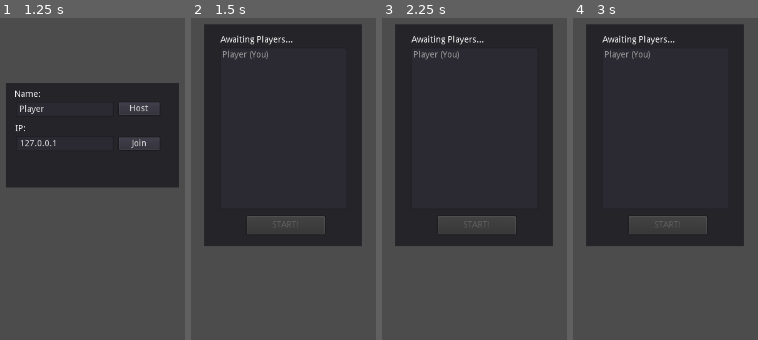
Above: before the commit, frames 1-4 (left to right).
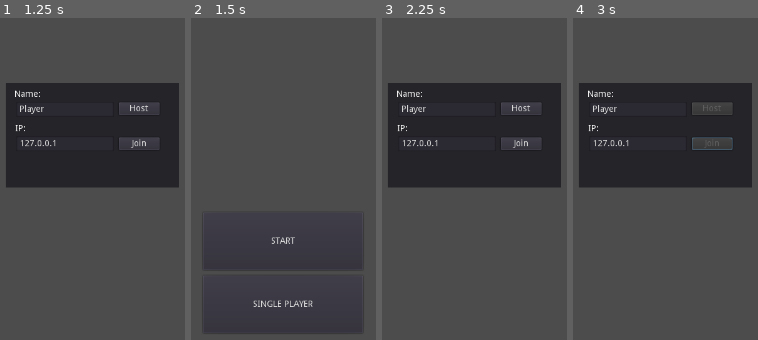
Above: after the commit, the same moments.

Repository: davesilva/ludum-dare-56
Game: Godot game, scene res://game/MAIN.tscn
Same seed, same stepped clock (60 frames per second), same inputs: the game is played once before the commit and once after it.
Inputs (mouse positions are in pixels of both pictures, inside the frame that each line leads up to):
- Up to frame 1 (1.25 s): click "START" at 0.5 s
- Up to frame 2 (1.5 s): click "Host" at 1.25 s
- Up to frame 3 (2.25 s): click (474, 240) at 2 s, where only the run after the commit has a clickable "START"
- Up to frame 4 (3 s): click (711, 143) at 2.75 s, where only the run after the commit has a clickable "Join"

Frame 1 is identical in both runs. In frame 2, 57% of the frame differs, in the area x 7-93%, y 1-90%; in frame 3, 32%; in frame 4, 32%.

Commit message:
Do something if the port is already in use

Diff:
--- a/game/GAME.gd
+++ b/game/GAME.gd
@@ -249,7 +249,13 @@
 	player_name = new_player_name
 	peer = WebSocketServer.new()
 	peer.listen(DEFAULT_PORT, PoolStringArray(), true)
-	get_tree().set_network_peer(peer);
+
+	if not peer.is_listening():
+		push_error("Server not listening - maybe port is in use?")
+		peer = null
+		Game.context_service.go_to(TitleContext.CONTEXT_ID)
+
+	get_tree().set_network_peer(peer)
 
 
 func join_game(ip, new_player_name):
--- a/game/contexts/lobby_context/lobby_context.gd
+++ b/game/contexts/lobby_context/lobby_context.gd
@@ -82,8 +82,6 @@
 	for p in players:
 		$Players/List.add_item(p)
 
-	print("NUM PLAYERS")
-	print(players.size())
 	$Players/Start.disabled = players.size() < 2 and not get_tree().is_network_server()
 
 
